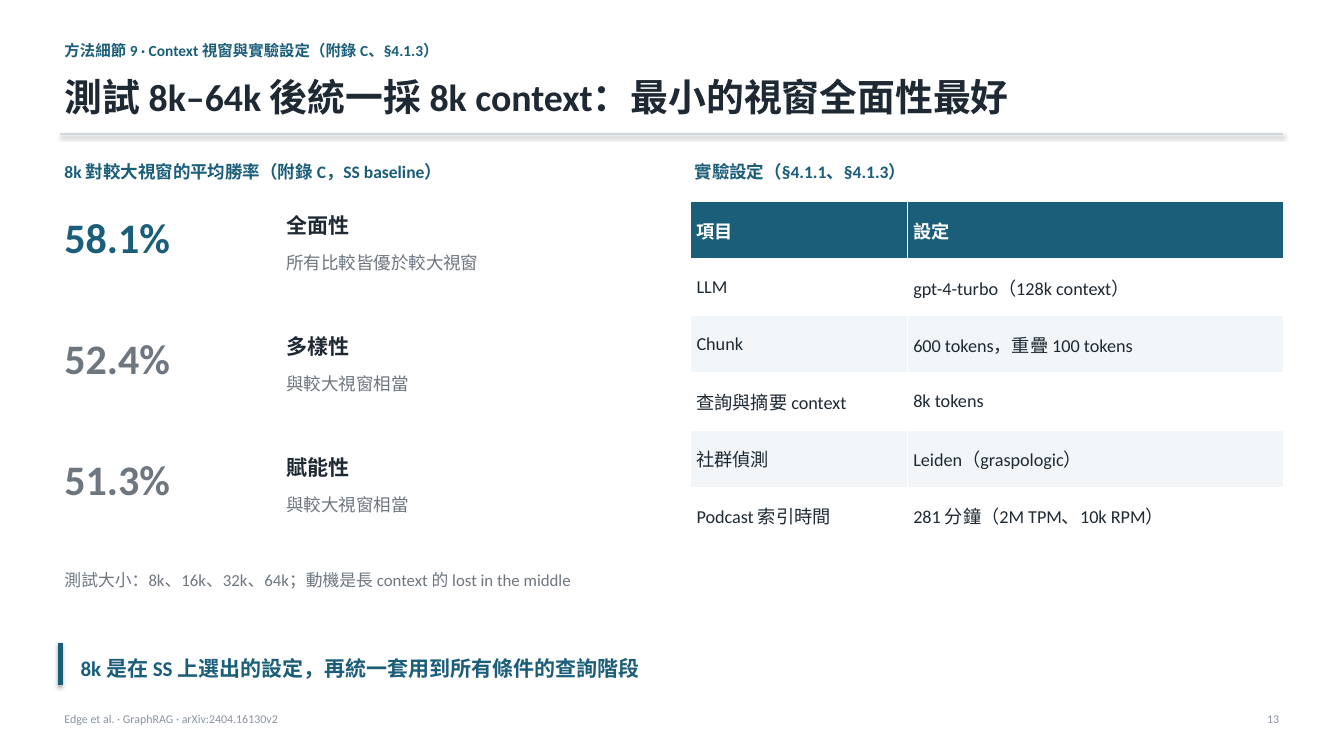
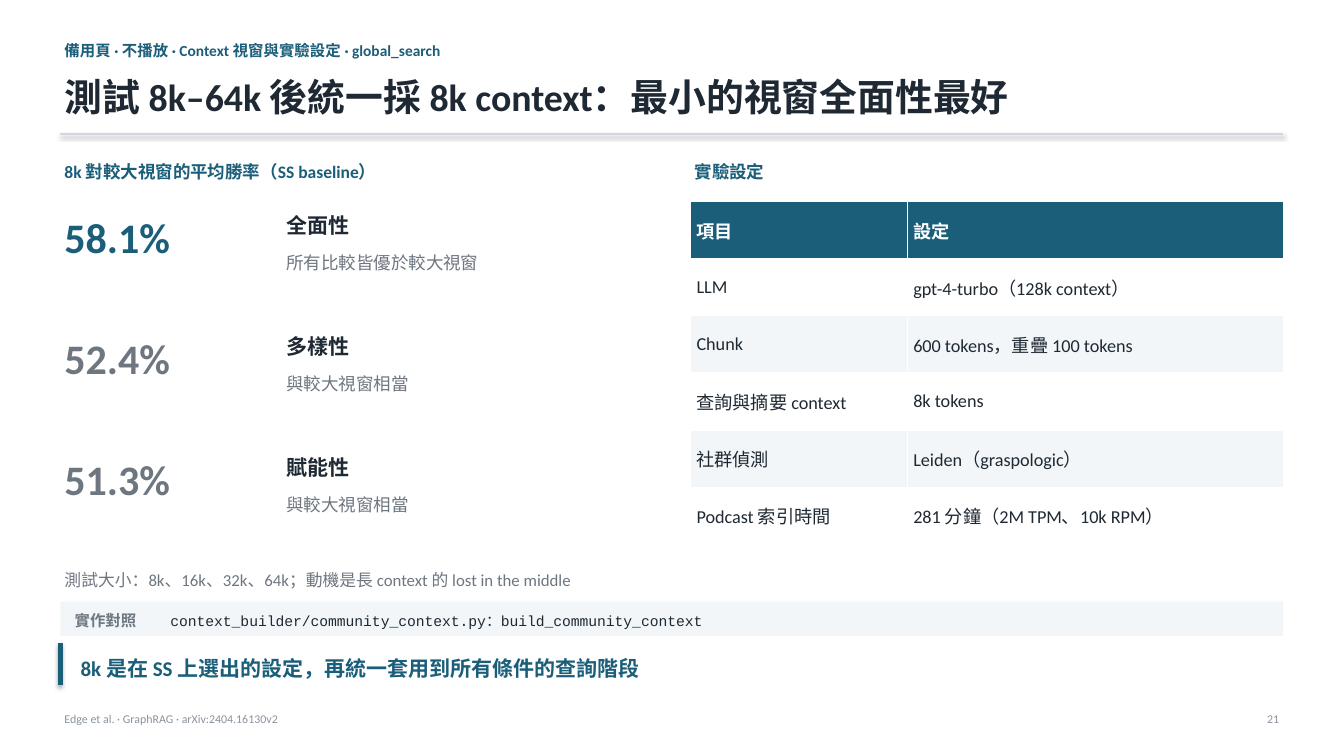
Before and after one commit to Moris-Zhan/CV-RAG-LLM-Papers, a slide deck: slide 21 of RAG/2024_GraphRAG/slides_zh-TW.pptx (slide 13 before the commit). Drawn at 1344x756 pixels with LibreOffice and Linux fonts; fonts in the diff are those of the drawing. Boxes give left, top, right and bottom in pixels: in the first picture for what was removed or moved away, otherwise in the second. Text is boxed around its words. In the diff, an @@ line names an element or a change of style, - is before the commit and + after.

```diff
--- a/RAG/2024_GraphRAG/slides_zh-TW.pptx
+++ b/RAG/2024_GraphRAG/slides_zh-TW.pptx
@@ text at (64,41,440,61): text changed @@
-方法細節 9 · Context 視窗與實驗設定（附錄 C、§4.1.3）
+備用頁 · 不播放 · Context 視窗與實驗設定 · global_search
@@ text at (64,163,376,180): text changed @@
-8k 對較大視窗的平均勝率（附錄 C，SS baseline）
+8k 對較大視窗的平均勝率（SS baseline）
@@ text at (695,161,765,184): text changed @@
-實驗設定（§4.1.1、§4.1.3）
+實驗設定
@@ rectangle added at (60,602,1284,636), fill #F2F6F8 @@
@@ text added at (75,613,137,627), 11 pt, text #6E7680, bold @@
+實作對照
@@ text added at (170,615,702,629), 10.5 pt, text #1F2933 @@
+context_builder/community_context.py：build_community_context
@@ text at (1267,715,1279,723): text changed @@
-13
+21
```
Also in this commit, not shown: 18 other slides changed, 7 slides added, 3 slides removed, 19 other files.
